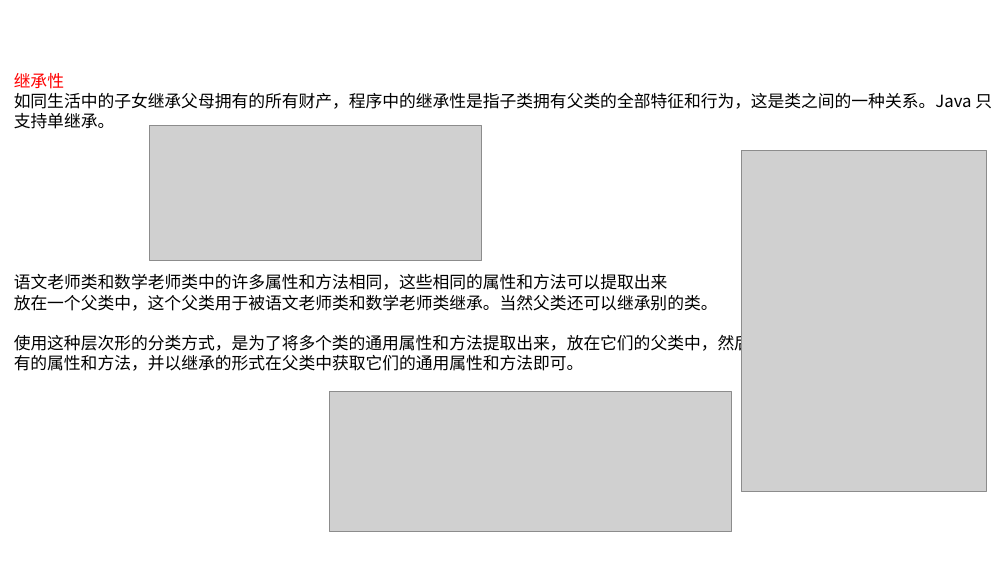
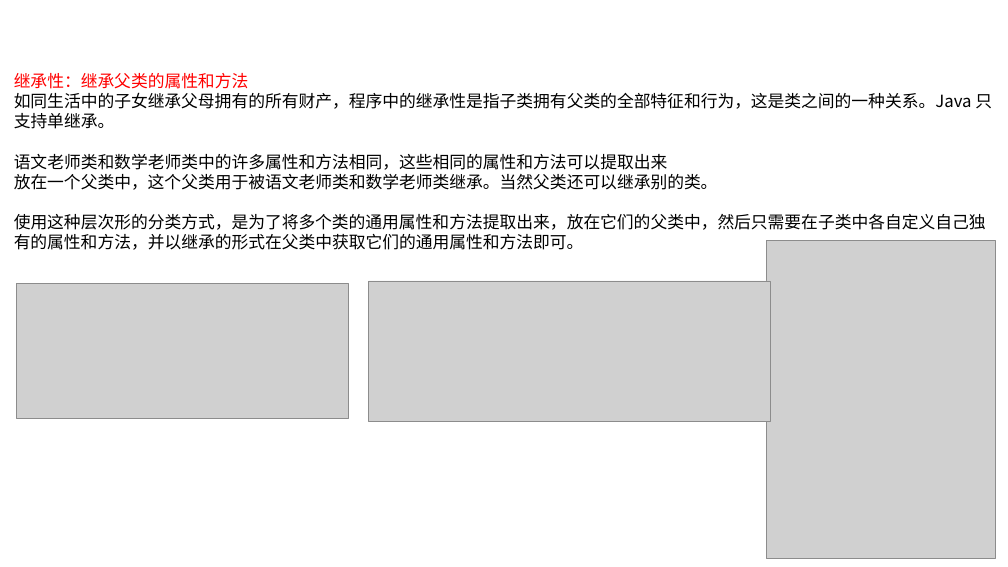
Before and after one commit to linkknown/PPT, a slide deck: slide 13 of 基础PPT/第2章：Java面向对象.pptx (slide 15 before the commit). Drawn at 1008x567 pixels with LibreOffice and Linux fonts; fonts in the diff are those of the drawing; grey boxes stand for pictures; background and template pictures are left out. Boxes give left, top, right and bottom in pixels: in the first picture for what was removed or moved away, otherwise in the second. Text is boxed around its words. In the diff, an @@ line names an element or a change of style, - is before the commit and + after.

```diff
--- a/基础PPT/第2章：Java面向对象.pptx
+++ b/基础PPT/第2章：Java面向对象.pptx
@@ text at [14, 73, 249, 89]: text changed @@
-继承性
+继承性：继承父类的属性和方法
@@ picture: place and size @@
-picture at [742, 150, 987, 492]
+picture at [767, 240, 996, 560]
@@ picture: place and size @@
-picture at [150, 126, 482, 260]
+picture at [16, 284, 349, 418]
@@ picture: place and size @@
-picture at [330, 392, 732, 532]
+picture at [369, 281, 771, 422]
```
Also in this commit, not shown: 17 other slides changed, 6 slides added, 1 slide removed, 1 other file.
